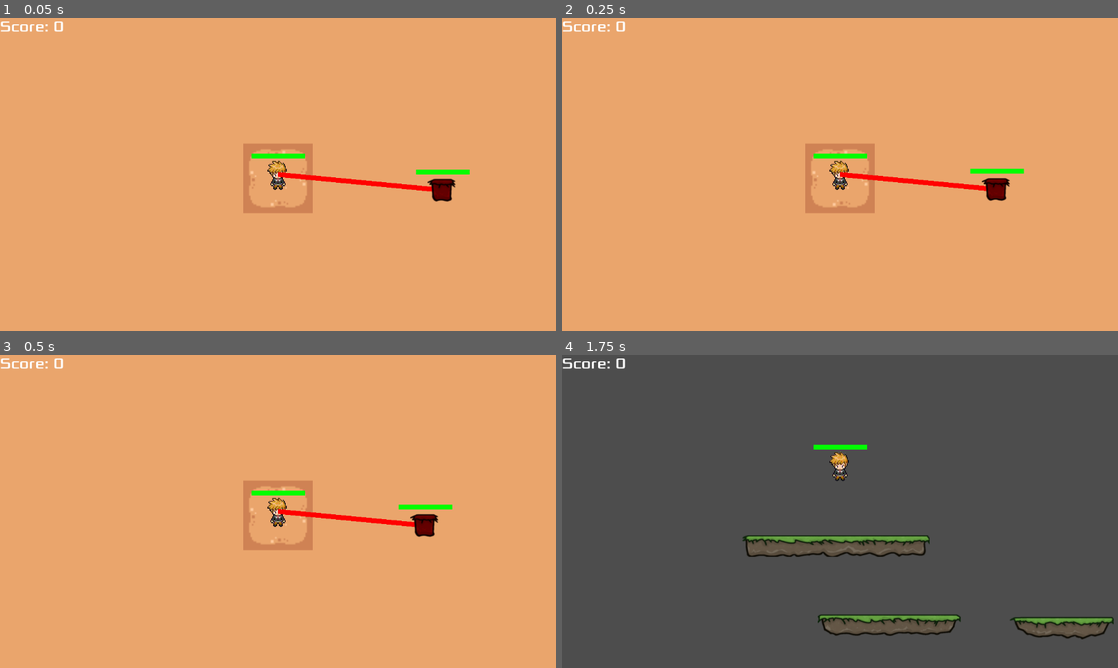
Above: before the commit, frames 1-4 (two rows, left to right).
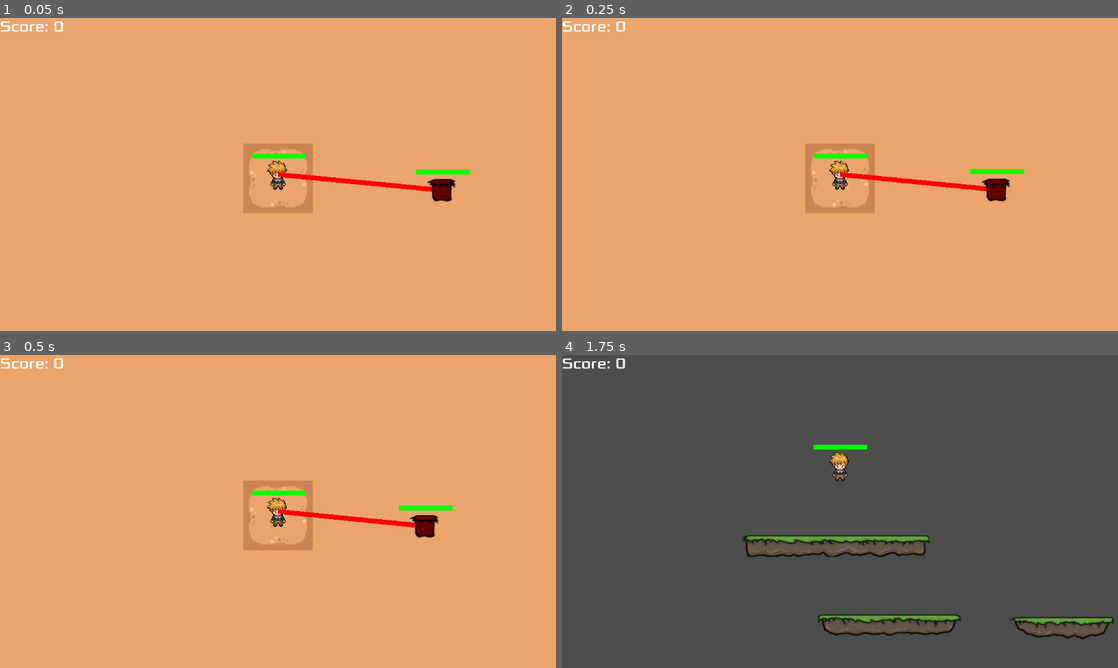
Above: after the commit, the same moments.

Repository: AlfredoAlfredo1313/ProjJogos
Game: Godot game, scene res://Main.tscn
Same seed, same stepped clock (60 frames per second), same inputs: the game is played once before the commit and once after it. The engine's default icon, where the game draws it, is replaced by a stand-in: a white triangle on a blue panel in a dark square.
Inputs (mouse positions are in pixels of both pictures, inside the frame that each line leads up to):
- Up to frame 1 (0.05 s): no input
- Up to frame 2 (0.25 s): no input
- Up to frame 3 (0.5 s): no input
- Up to frame 4 (1.75 s): move the mouse to (812, 574) at 0.52 s; press the mouse at (812, 574) at 0.53 s; hold Up (ui_up) from 0.53 s (still down); move the mouse to (1006, 558) at 1.27 s; release the mouse at (1006, 558) at 1.28 s; tap 2 (go_to_level_2) at 1.35 s

The runs differ from the first frame. In frame 1, less than 0.1% of the frame differs, in the area x 54-82%, y 50-59%; in frame 2, 0.2%; in frame 3, 0.3%, in the area x 51-82%, y 47-59%; in frame 4, nothing differs.

Commit message:
Fix Invincible and Create Radius Point on Player

Diff:
--- a/IaEnemy.gd
+++ b/IaEnemy.gd
@@ -1,8 +1,18 @@
 extends Node2D
 var player
 @export var speed = 80.0
+@export var orbit_radius: float = 100.0
+var target_point: Vector2 = Vector2.ZERO
 
 func _process(delta):
 	if player:
-		var direction = (player.global_position - get_parent().global_position).normalized()
+		target_point = get_random_point_near_player(player.global_position, orbit_radius)
+		if global_position.distance_to(target_point) < 10:
+			target_point = get_random_point_near_player(player.global_position, orbit_radius)
+		var direction = (target_point - global_position).normalized()
 		get_parent().position += direction * speed * delta
+
+func get_random_point_near_player(player_position: Vector2, radius: float) -> Vector2:
+	var angle = randf() * TAU
+	var offset = Vector2(cos(angle), sin(angle)) * radius
+	return player_position + offset
--- a/Player/AnimPlayer.gd
+++ b/Player/AnimPlayer.gd
@@ -11,8 +11,11 @@
 @onready var basic_gun = $BasicGun as IGun
 @onready var lock_gun = $LockOnGun as IGun
 @onready var vida = $Vida
+@export var bullet : PackedScene
 
-@export var bullet : PackedScene
+@export var isInvincible:bool = false
+@export var TIMER_CONST = 2.0
+var timer:float = TIMER_CONST
 
 var knockback_velocity = Vector2.ZERO
 var knockback_timer = 0.0
@@ -89,6 +92,7 @@
 		knockback_timer -= delta
 		velocity = knockback_velocity
 	move_side()
+	timerIvencibility(delta)
 
 	if vida.hp <= 0:
 		print('morreuuuu')
@@ -104,3 +108,13 @@
 	knockback_velocity = direction * knockback_strength
 	knockback_timer = knockback_duration
 	sprite.pisca_player()
+	isInvincible = true
+
+
+func timerIvencibility(delta):
+	if !isInvincible :
+		return
+	timer -= delta
+	if timer<=0 :
+		isInvincible = false
+		timer = TIMER_CONST
--- a/Player/Destructable.gd
+++ b/Player/Destructable.gd
@@ -6,14 +6,9 @@
 @export var hp = 5
 @export var morrer = true
 @onready var mat  = $ColorRect.material
-@export var TIMER_CONST = 2.0
-@export var hasInvincible:bool
-var timer:float = TIMER_CONST
-var isInvincible:bool = false
+
 
 func deal_damage(damage : int) -> void:
-	if isInvincible: return
-	if hasInvincible: isInvincible = true
 	hp -= damage
 	var tween = create_tween()
 	tween.tween_method(
@@ -32,21 +27,7 @@
 
 
 func _on_body_entered(body: Node2D) -> void:
-	if body is Player:
+	if body is Player and !body.isInvincible:
 		body.vida.collision_layer = 0
 		body.vida.deal_damage(1)
 		body.apply_knockback(global_position)
-
-
-func _process(delta: float) -> void:
-	timerIvencibility(delta)
-
-
-func timerIvencibility(delta):
-	if !hasInvincible or !isInvincible :
-		return
-	timer -= delta
-	if timer<=0 :
-		isInvincible = false
-		timer = TIMER_CONST
-	collision_layer = 1
